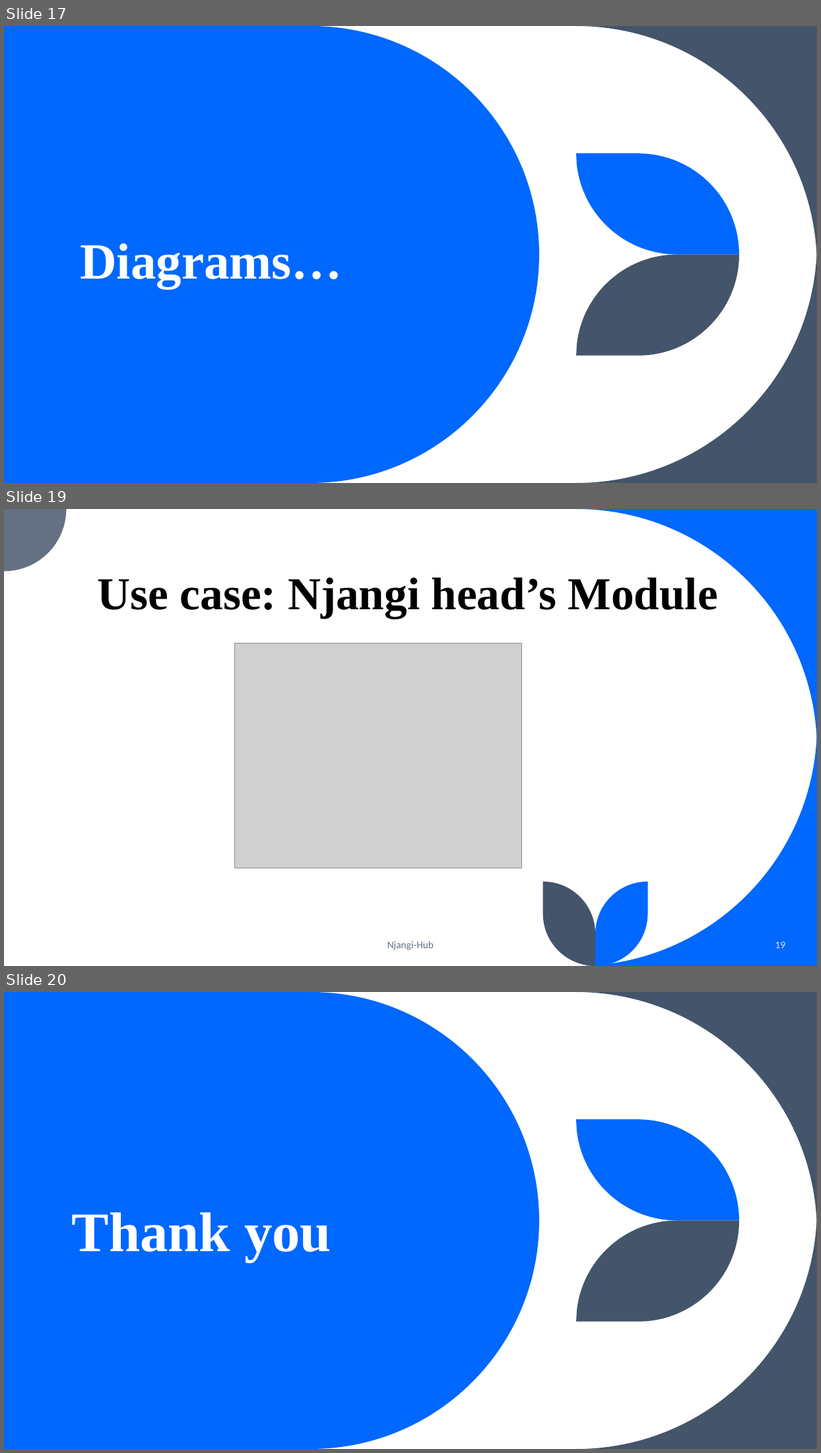
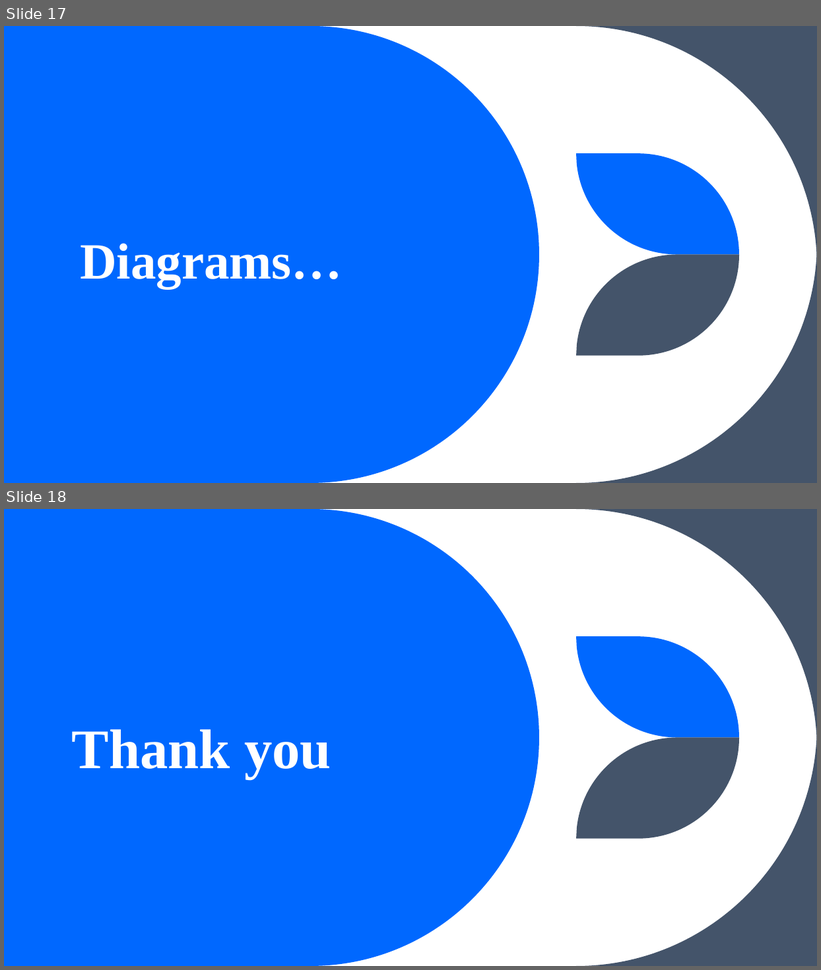
Before and after one commit to Fuangi/Landmark-njangi-hub, a slide deck: njangi.pptx. Shown one above the other, each under a label of ours: slides 17, 19 and 20 before the commit, slides 17 and 18 after it; the slides between them are not shown. The pictures are 821x1453 and 821x970 pixels, drawn with LibreOffice and Linux fonts; fonts in the diff are those of the drawing; grey boxes stand for pictures. Boxes give left, top, right and bottom in pixels: in the first picture for what was removed or moved away, otherwise in the second. Text is boxed around its words. In the diff, an @@ line names an element or a change of style, - is before the commit and + after.

```diff
--- a/njangi.pptx
+++ b/njangi.pptx
@@ slide 19 removed at <box>4,509,817,966</box>, background #FFFFFF @@
@@ freeform shape removed at <box>4,509,66,571</box> @@
@@ freeform shape removed at <box>576,509,817,750</box> @@
@@ title removed at <box>98,578,718,619</box> @@
-Use case: Njangi head’s Module
@@ picture removed at <box>234,644,523,868</box> @@
@@ freeform shape removed at <box>576,725,817,966</box> @@
@@ freeform shape removed at <box>543,882,596,966</box> @@
@@ freeform shape removed at <box>596,882,648,966</box> @@
@@ text removed at <box>387,941,434,951</box> @@
-Njangi-Hub
@@ page number removed at <box>776,942,786,949</box> @@
-19
@@ what was slide 20 is now slide 18 @@
```
Also in this commit, not shown: 1 slide changed, 1 other slide removed.
